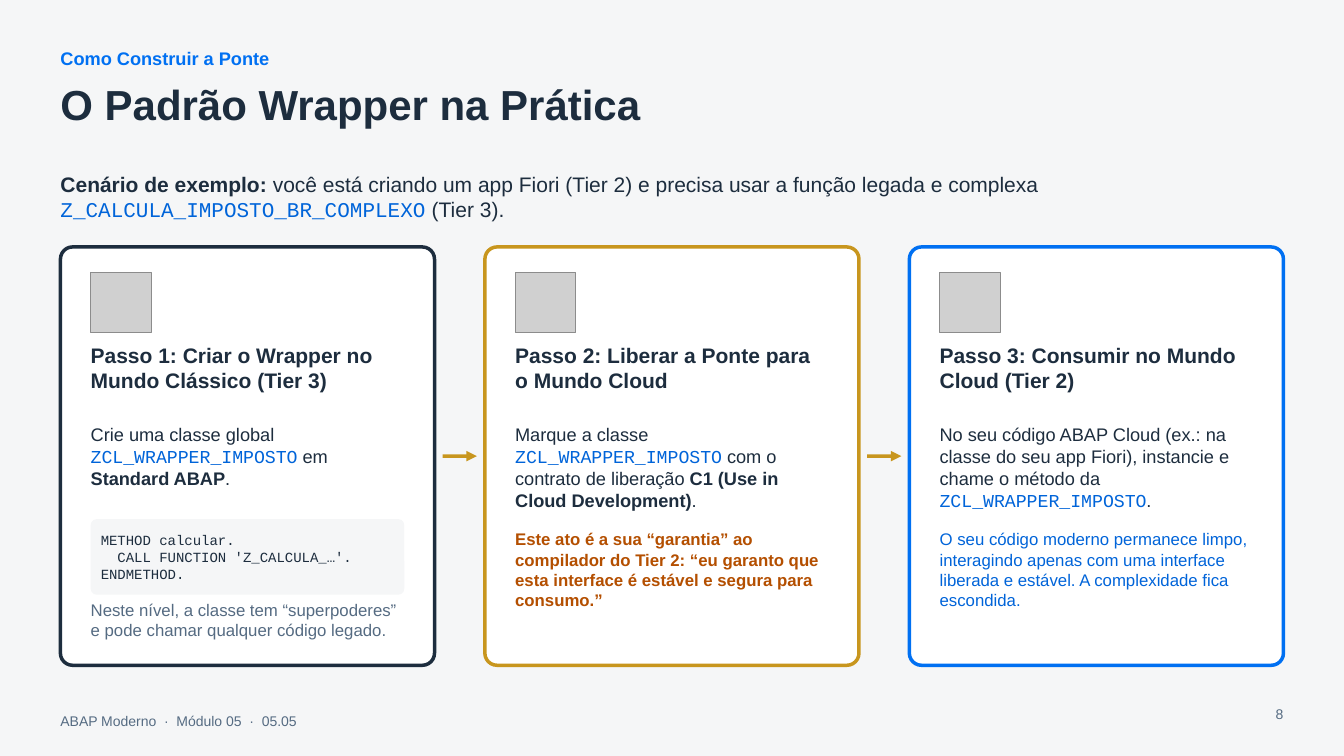
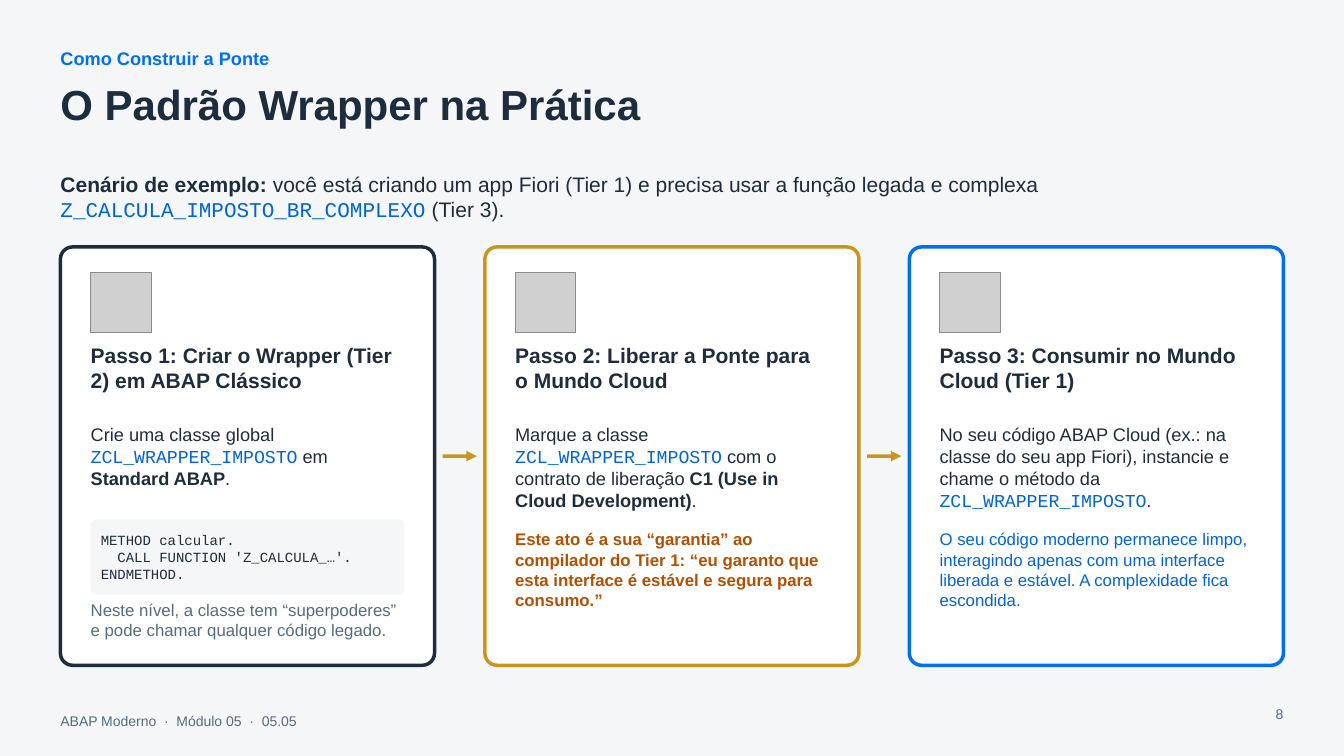
Before and after one commit to AdrianoBispo/estude-sap-abap-moderno, a slide deck: slide 8 of modulo-05/05.05 - Considerações Especiais para SAP S_4HANA Cloud Private Edition e On-Premise/05.05_Dominando_os_Dois_Mundos_Estratégia_Clean_Core.pptx. Drawn at 1344x756 pixels with LibreOffice and Linux fonts; fonts in the diff are those of the drawing; grey boxes stand for pictures. Boxes give left, top, right and bottom in pixels: in the first picture for what was removed or moved away, otherwise in the second. Text is boxed around its words. In the diff, an @@ line names an element or a change of style, - is before the commit and + after.

```diff
--- a/modulo-05/05.05 - Considerações Especiais para SAP S_4HANA Cloud Private Edition e On-Premise/05.05_Dominando_os_Dois_Mundos_Estratégia_Clean_Core.pptx
+++ b/modulo-05/05.05 - Considerações Especiais para SAP S_4HANA Cloud Private Edition e On-Premise/05.05_Dominando_os_Dois_Mundos_Estratégia_Clean_Core.pptx
@@ text at (60, 176, 1038, 222): text changed @@
-Cenário de exemplo: você está criando um app Fiori (Tier 2) e precisa usar a função legada e complexa Z_CALCULA_IMPOSTO_BR_COMPLEXO (Tier 3).
+Cenário de exemplo: você está criando um app Fiori (Tier 1) e precisa usar a função legada e complexa Z_CALCULA_IMPOSTO_BR_COMPLEXO (Tier 3).
@@ text at (91, 347, 392, 393): text changed @@
-Passo 1: Criar o Wrapper no Mundo Clássico (Tier 3)
+Passo 1: Criar o Wrapper (Tier 2) em ABAP Clássico
@@ text at (940, 347, 1236, 393): text changed @@
-Passo 3: Consumir no Mundo Cloud (Tier 2)
+Passo 3: Consumir no Mundo Cloud (Tier 1)
@@ text at (515, 532, 819, 606): text changed @@
-Este ato é a sua “garantia” ao compilador do Tier 2: “eu garanto que esta interface é estável e segura para consumo.”
+Este ato é a sua “garantia” ao compilador do Tier 1: “eu garanto que esta interface é estável e segura para consumo.”
```
Also in this commit, not shown: 11 other slides changed, 1 slide added, 1 other file.
